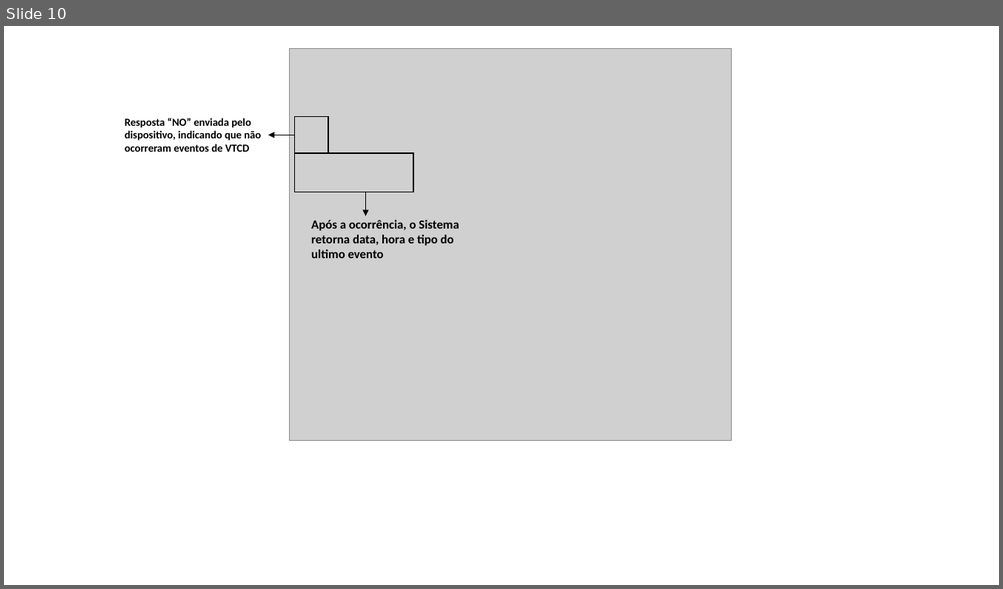
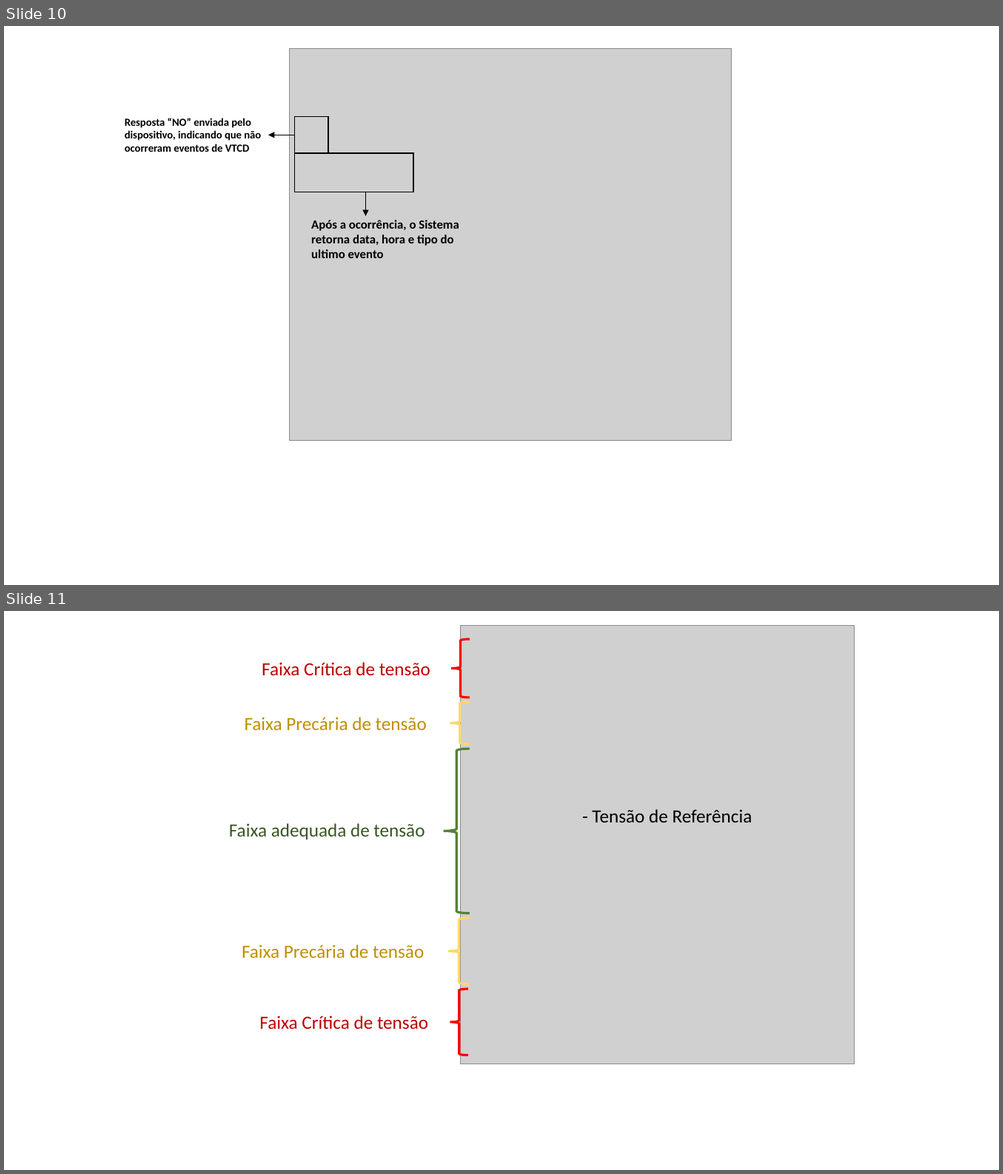
Before and after one commit to GrazianoGabriel/TCC---Trabalho-Final, a slide deck: Figuras/Presentation1.pptx. Shown one above the other, each under a label of ours: slide 10 before the commit, slides 10 and 11 after it. The pictures are 1003x589 and 1003x1174 pixels, drawn with LibreOffice and Linux fonts; fonts in the diff are those of the drawing; grey boxes stand for pictures. Boxes give left, top, right and bottom in pixels: in the first picture for what was removed or moved away, otherwise in the second. Text is boxed around its words. In the diff, an @@ line names an element or a change of style, - is before the commit and + after.

```diff
--- a/Figuras/Presentation1.pptx
+++ b/Figuras/Presentation1.pptx
@@ slide 11 added at bbox=[4, 611, 999, 1170], background #FFFFFF @@
@@ picture added at bbox=[461, 626, 854, 1065] @@
@@ right brace added at bbox=[451, 639, 469, 698], outline #FF0000 2.25 pt @@
@@ text added at bbox=[262, 662, 430, 676], 18 pt, text #C00000 @@
+Faixa Crítica de tensão
@@ text added at bbox=[244, 717, 427, 731], 18 pt, text #BF9000 @@
+Faixa Precária de tensão
@@ right brace added at bbox=[450, 702, 469, 743], outline #FFD966 2.25 pt @@
@@ right brace added at bbox=[444, 749, 469, 914], outline #548235 2.25 pt @@
@@ text added at bbox=[592, 809, 752, 823], 18 pt, text #000000 @@
+- Tensão de Referência
@@ text added at bbox=[229, 823, 424, 840], 18 pt, text #385723 @@
+Faixa adequada de tensão
@@ right brace added at bbox=[449, 918, 469, 985], outline #FFD966 2.25 pt @@
@@ text added at bbox=[242, 945, 424, 959], 18 pt, text #BF9000 @@
+Faixa Precária de tensão
@@ right brace added at bbox=[450, 989, 468, 1056], outline #FF0000 2.25 pt @@
@@ text added at bbox=[259, 1016, 428, 1030], 18 pt, text #C00000 @@
+Faixa Crítica de tensão
```
Also in this commit, not shown: 26 other files.
